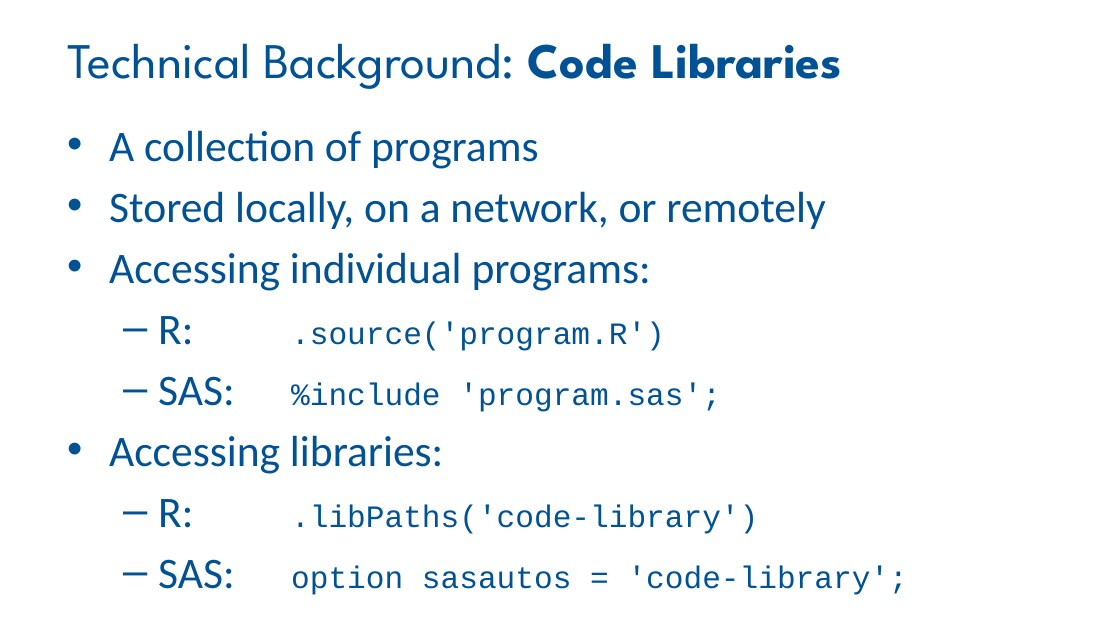
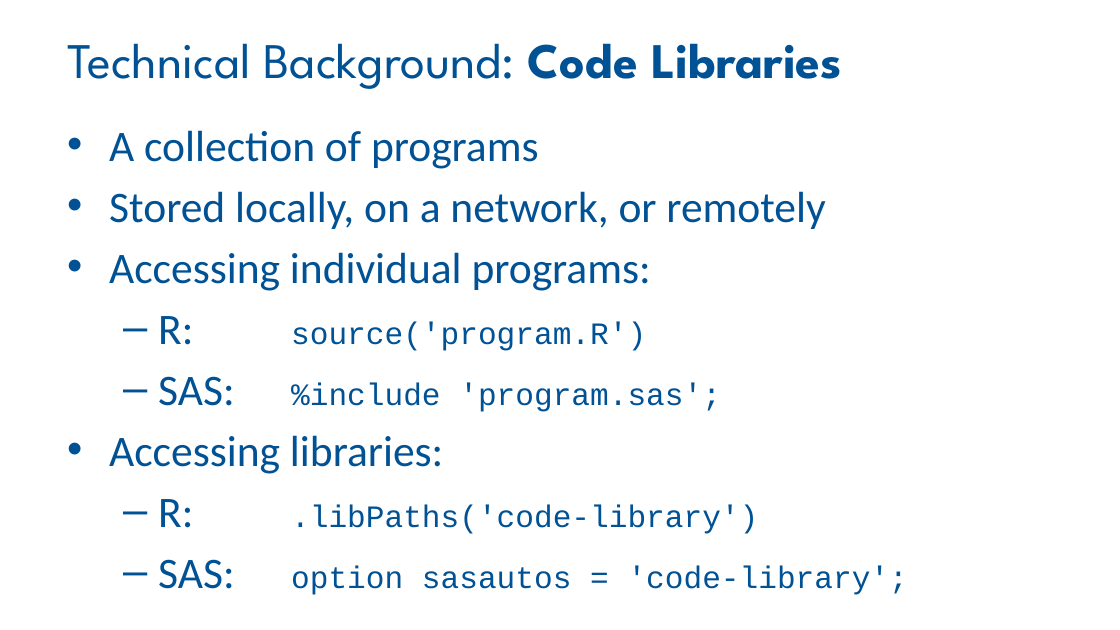
Before and after one commit to RhoInc/sas-install-github, a slide deck: slide 4 of docs/CT06.pptx. Drawn at 1120x630 pixels with LibreOffice and Linux fonts; fonts in the diff are those of the drawing; background and template pictures are left out. Boxes give left, top, right and bottom in pixels: in the first picture for what was removed or moved away, otherwise in the second. Text is boxed around its words. In the diff, an @@ line names an element or a change of style, - is before the commit and + after.

```diff
--- a/docs/CT06.pptx
+++ b/docs/CT06.pptx
@@ text at [158, 316, 646, 351]: text changed @@
-  – R: .source('program.R')
+  – R: source('program.R')
```
Also in this commit, not shown: 5 other slides changed, 2 slides added.
